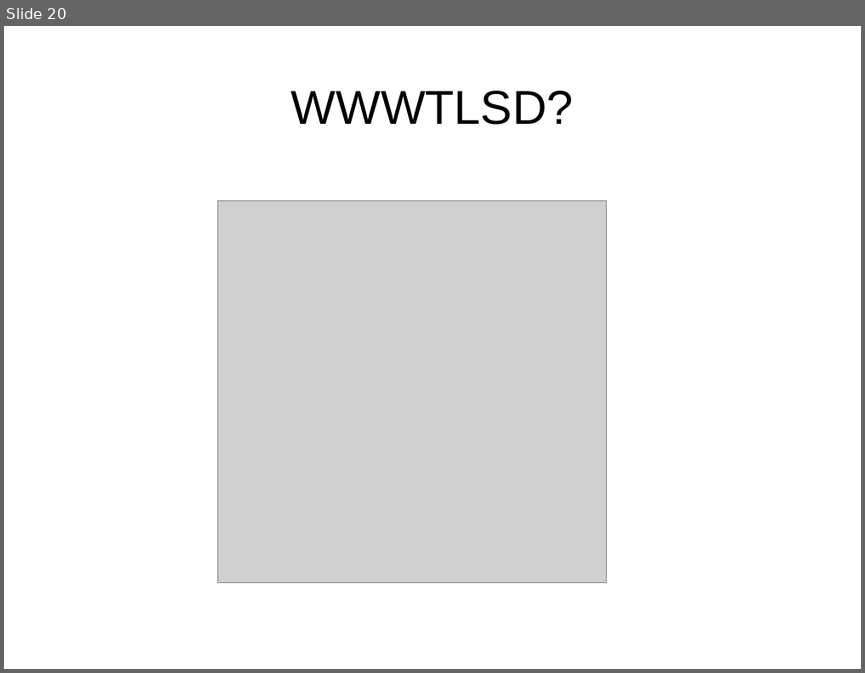
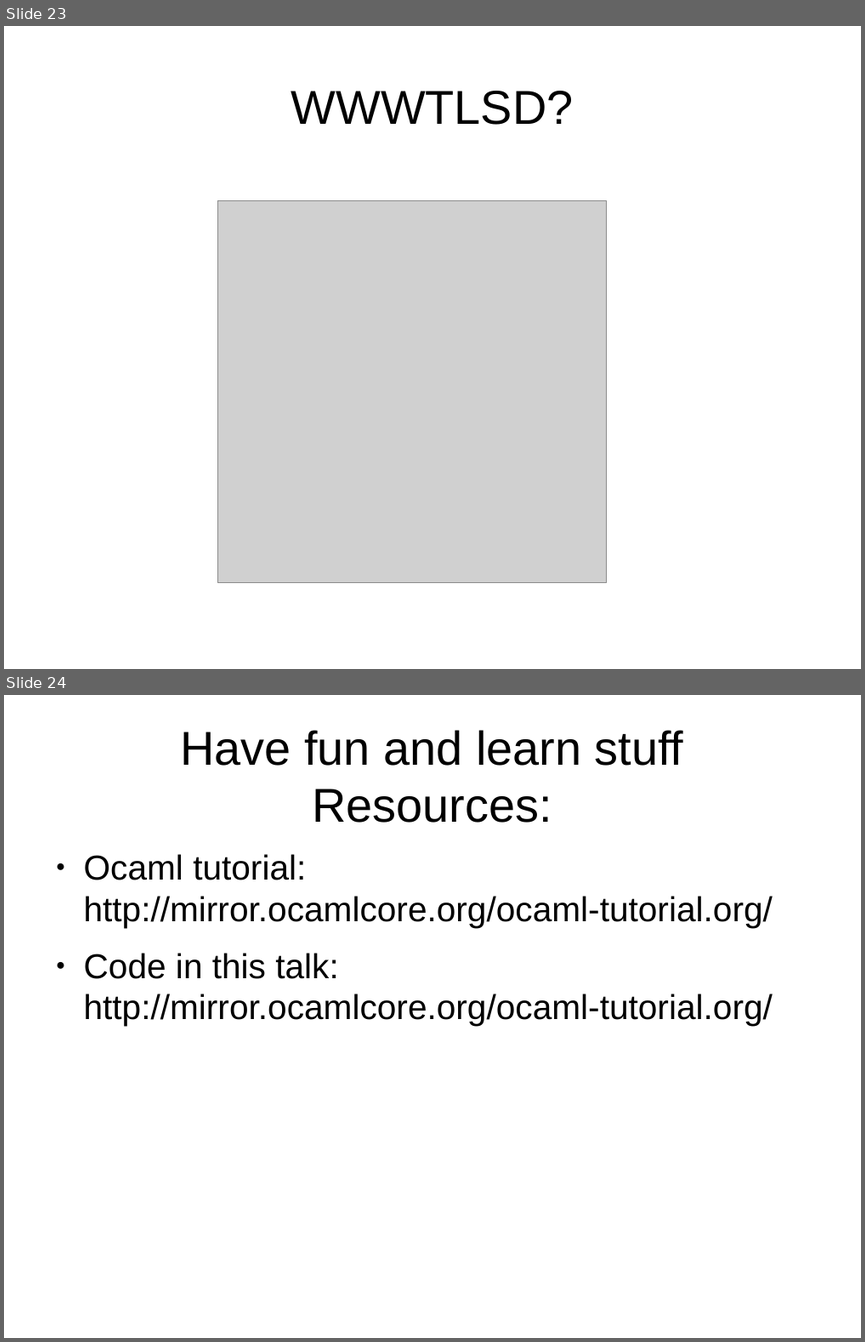
Before and after one commit to philtomson/OSBridge2012Talk, a slide deck: OSBridge2012.odp. Shown one above the other, each under a label of ours: slide 20 before the commit, slides 23 and 24 after it. The pictures are 865x673 and 865x1342 pixels, drawn with LibreOffice and Linux fonts; fonts in the diff are those of the drawing; grey boxes stand for pictures. Boxes give left, top, right and bottom in pixels: in the first picture for what was removed or moved away, otherwise in the second. Text is boxed around its words. In the diff, an @@ line names an element or a change of style, - is before the commit and + after.

```diff
--- a/OSBridge2012.odp
+++ b/OSBridge2012.odp
@@ slide 24 added at bbox=[4, 695, 861, 1338], background #FFFFFF @@
@@ title added at bbox=[181, 730, 683, 823], 44 pt, text #000000 @@
+Have fun and learn stuff
+Resources:
@@ text added at bbox=[84, 854, 772, 1026], 32 pt, text #000000 @@
+● Ocaml tutorial: http://mirror.ocamlcore.org/ocaml-tutorial.org/
+● Code in this talk: http://mirror.ocamlcore.org/ocaml-tutorial.org/
@@ what was slide 20 is now slide 23 @@
```
Also in this commit, not shown: 2 slides changed, 3 other slides added, 1 slide removed, 2 other files.
